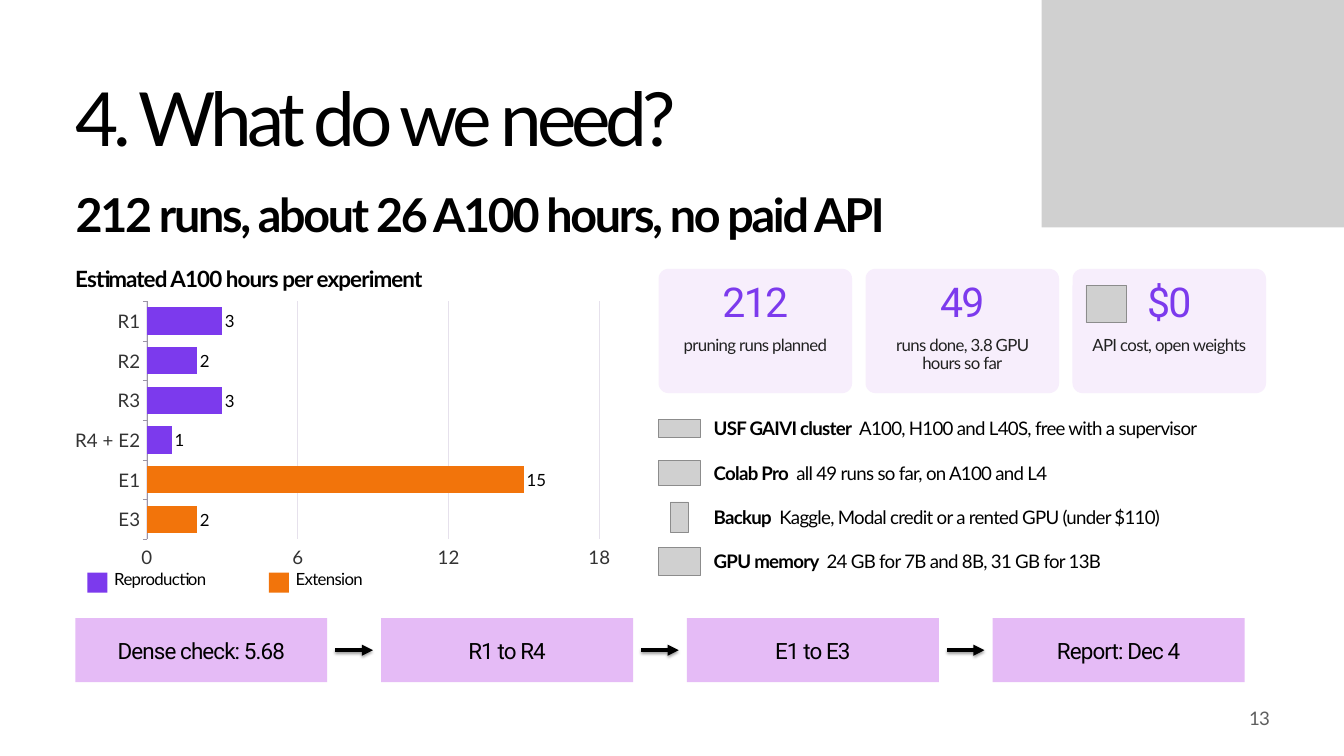
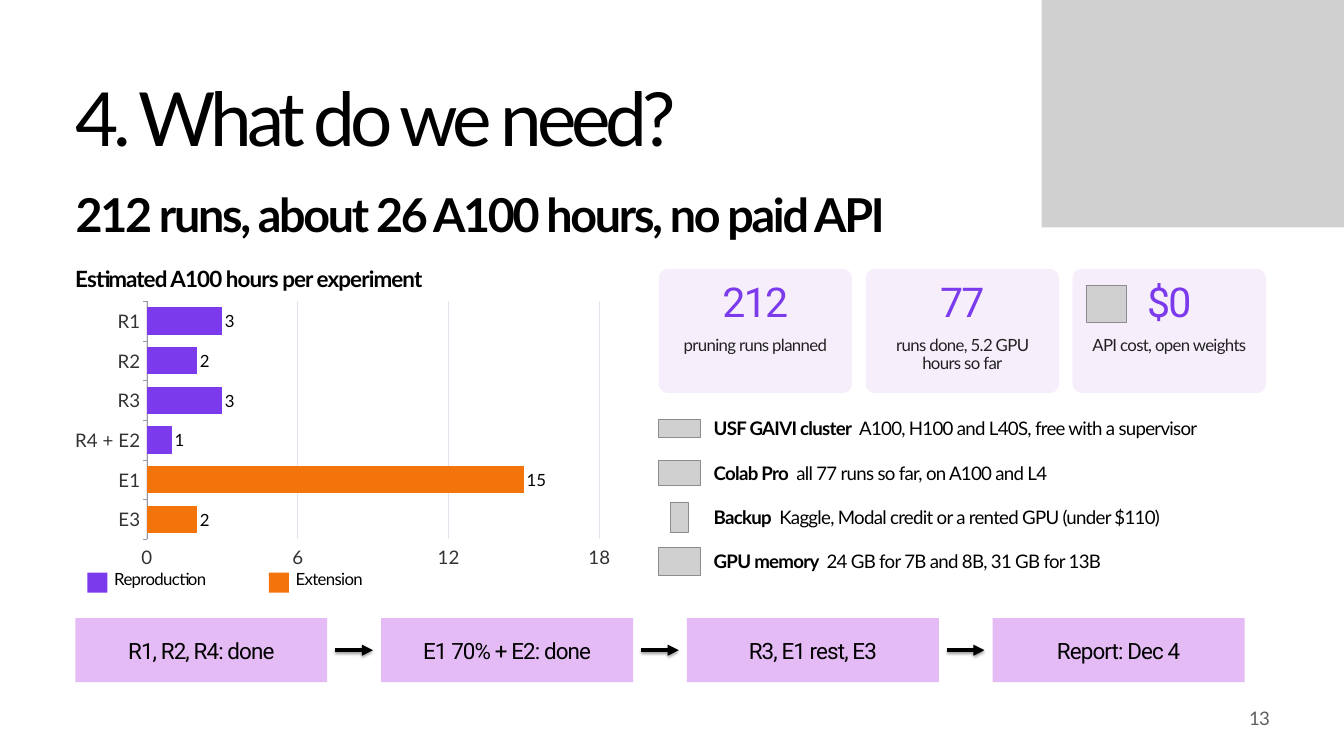
Before and after one commit to khangpt2k6/NLP_CLASS, a slide deck: slide 13 of presentation/ProjectPresentation_TKP-XGHN.pptx. Drawn at 1344x756 pixels with LibreOffice and Linux fonts; fonts in the diff are those of the drawing; grey boxes stand for pictures; background and template pictures are left out. Boxes give left, top, right and bottom in pixels: in the first picture for what was removed or moved away, otherwise in the second. Text is boxed around its words. In the diff, an @@ line names an element or a change of style, - is before the commit and + after.

```diff
--- a/presentation/ProjectPresentation_TKP-XGHN.pptx
+++ b/presentation/ProjectPresentation_TKP-XGHN.pptx
@@ text at (x1=940, y1=288, x2=985, y2=317): text changed @@
-49
+77
@@ text at (x1=896, y1=338, x2=1029, y2=369): text changed @@
-runs done, 3.8 GPU hours so far
+runs done, 5.2 GPU hours so far
@@ text at (x1=714, y1=466, x2=1047, y2=483): text changed @@
-Colab Pro all 49 runs so far, on A100 and L4
+Colab Pro all 77 runs so far, on A100 and L4
@@ text in rectangle at (x1=128, y1=642, x2=274, y2=662): text changed @@
-Dense check: 5.68
+R1, R2, R4: done
@@ text in rectangle at (x1=423, y1=642, x2=591, y2=660): text changed @@
-R1 to R4
+E1 70% + E2: done
@@ text in rectangle at (x1=749, y1=643, x2=876, y2=662): text changed @@
-E1 to E3
+R3, E1 rest, E3
```
Also in this commit, not shown: 4 other slides changed, 33 other files.
